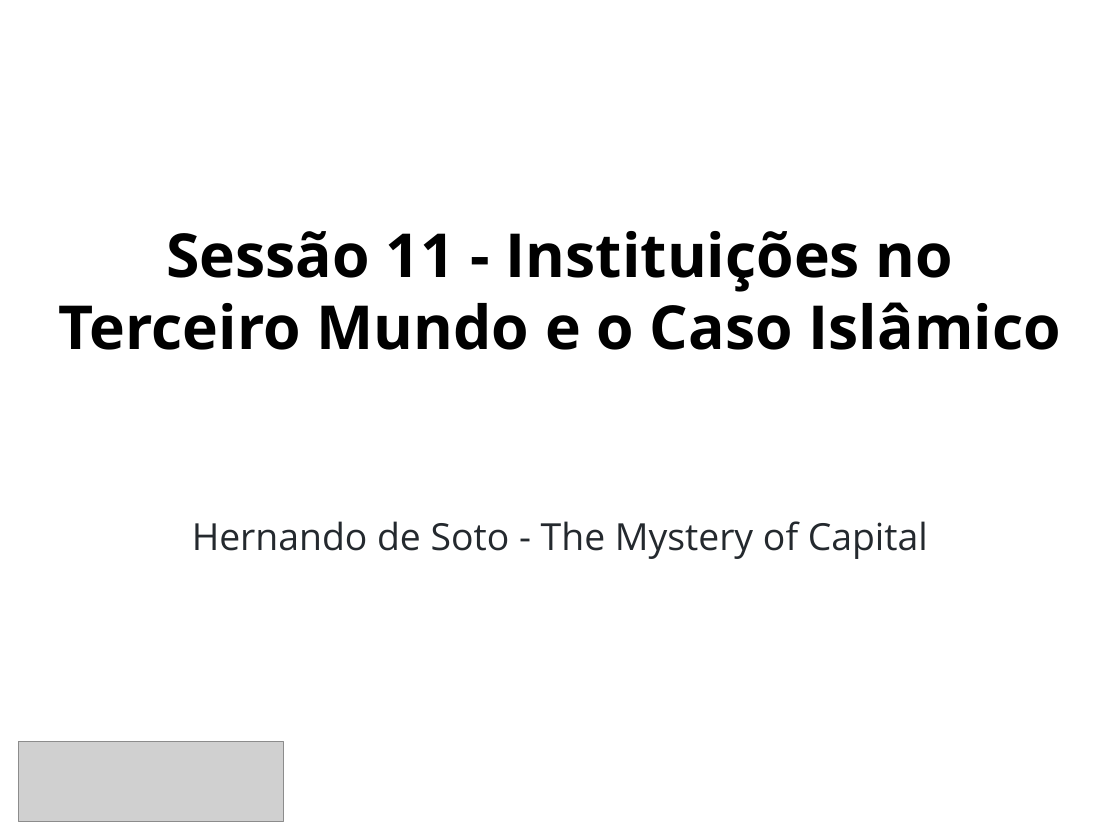
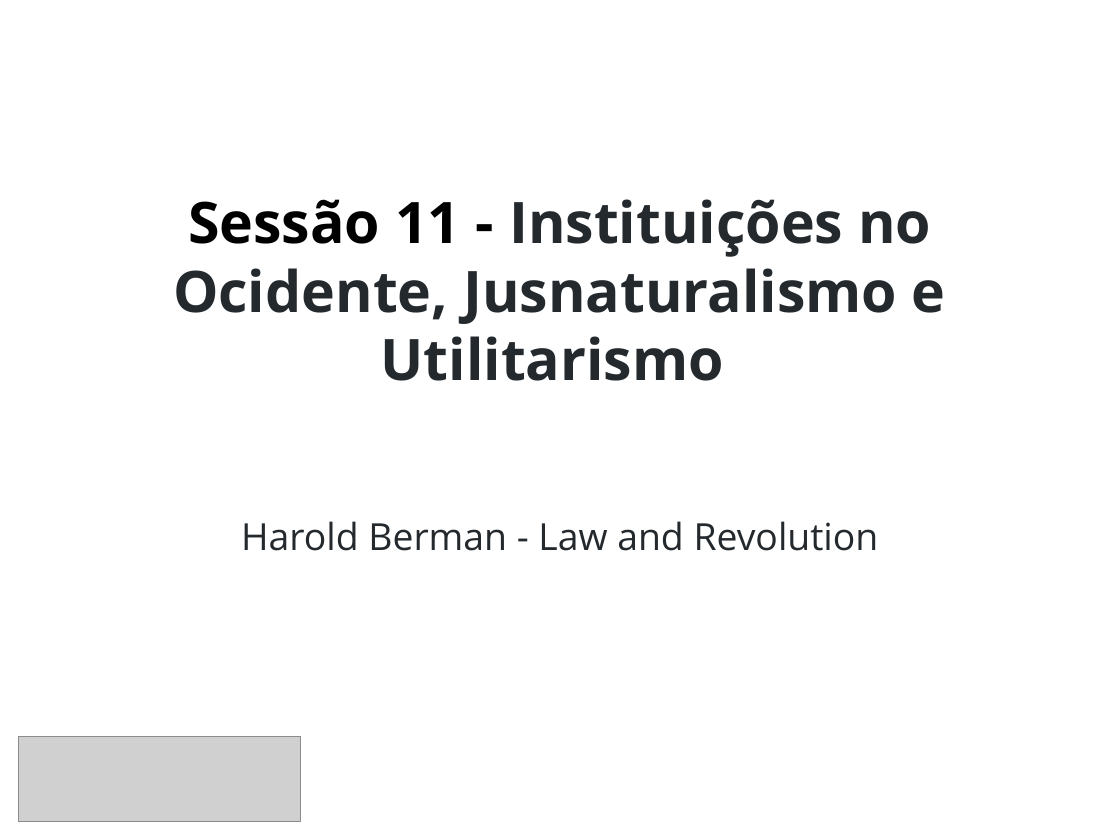
Before and after one commit to danilofreire/omma, a slide deck: slide 1 of sessoes-11-12/sessao-11.pptx. Drawn at 1120x840 pixels with LibreOffice and Linux fonts; fonts in the diff are those of the drawing; grey boxes stand for pictures. Boxes give left, top, right and bottom in pixels: in the first picture for what was removed or moved away, otherwise in the second. Text is boxed around its words. In the diff, an @@ line names an element or a change of style, - is before the commit and + after.

```diff
--- a/sessoes-11-12/sessao-11.pptx
+++ b/sessoes-11-12/sessao-11.pptx
@@ title at <box>173,199,946,381</box>: text changed; size 39 to 36.8 pt; text colour #000000 to #24292E @@
-Sessão 11 - Instituições no Terceiro Mundo e o Caso Islâmico
+Sessão 11 - Instituições no Ocidente, Jusnaturalismo e Utilitarismo
@@ subtitle at <box>241,521,879,551</box>: text changed @@
-Hernando de Soto - The Mystery of Capital
+Harold Berman - Law and Revolution
@@ picture: place and size @@
-picture at <box>19,741,284,821</box>
+picture at <box>19,737,301,822</box>
```
Also in this commit, not shown: 1 other slide changed, 23 slides added, 16 slides removed, 25 other files.
